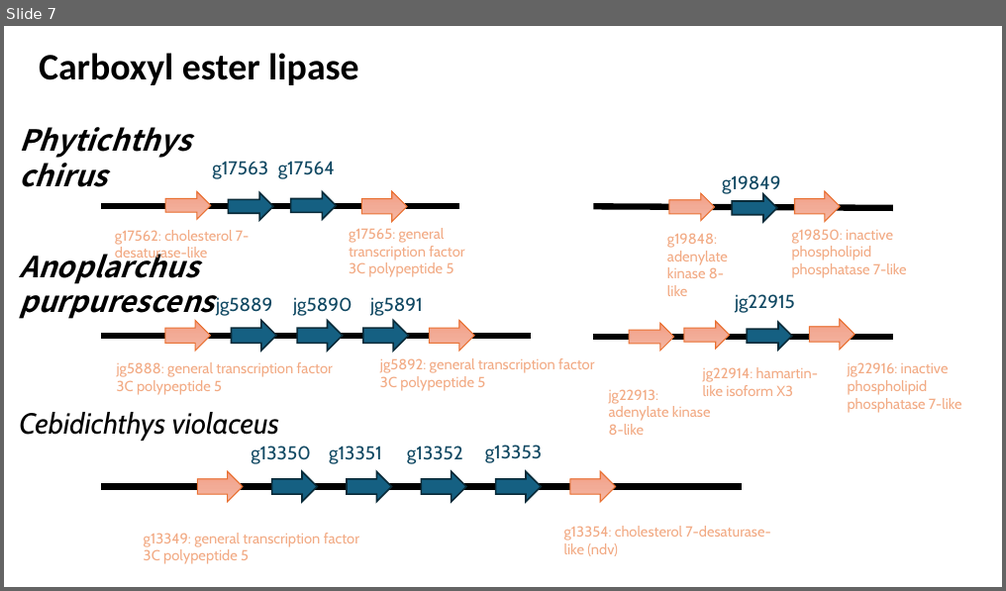
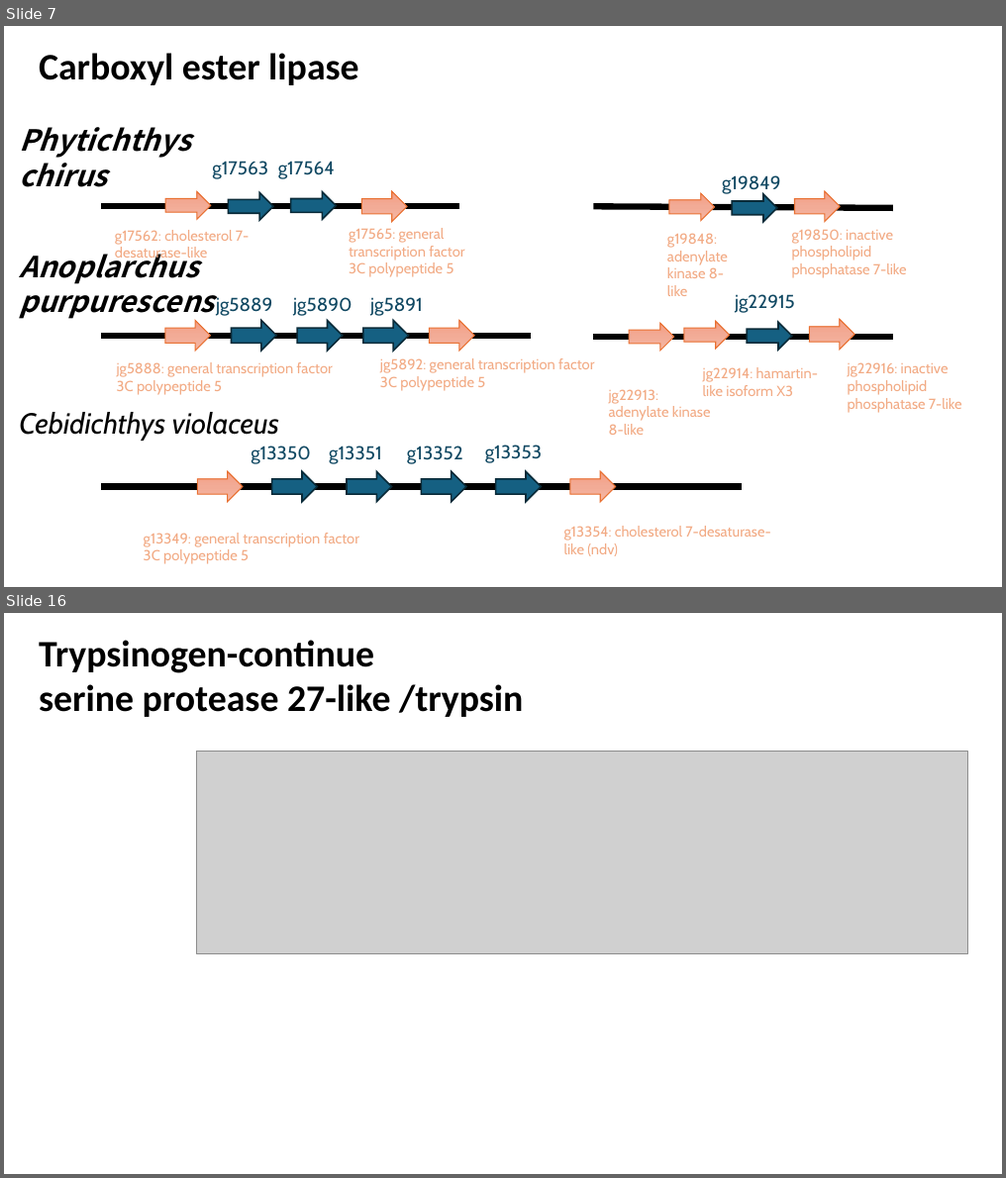
Before and after one commit to jyw-atgithub/fish-genome, a slide deck: synteny.pptx. Shown one above the other, each under a label of ours: slide 7 before the commit, slides 7 and 16 after it; the slides between them are not shown. The pictures are 1006x591 and 1006x1178 pixels, drawn with LibreOffice and Linux fonts; fonts in the diff are those of the drawing; grey boxes stand for pictures. Boxes give left, top, right and bottom in pixels: in the first picture for what was removed or moved away, otherwise in the second. Text is boxed around its words. In the diff, an @@ line names an element or a change of style, - is before the commit and + after.

```diff
--- a/synteny.pptx
+++ b/synteny.pptx
@@ slide 16 added at bbox=[4, 613, 1002, 1174], background #FFFFFF @@
@@ text added at bbox=[39, 640, 523, 717], 36 pt, text #000000, bold @@
+Trypsinogen-continue
+serine protease 27-like /trypsin
@@ picture added at bbox=[196, 752, 967, 955] @@
```
Also in this commit, not shown: 4 slides changed, 10 other slides added, 3 other files.
